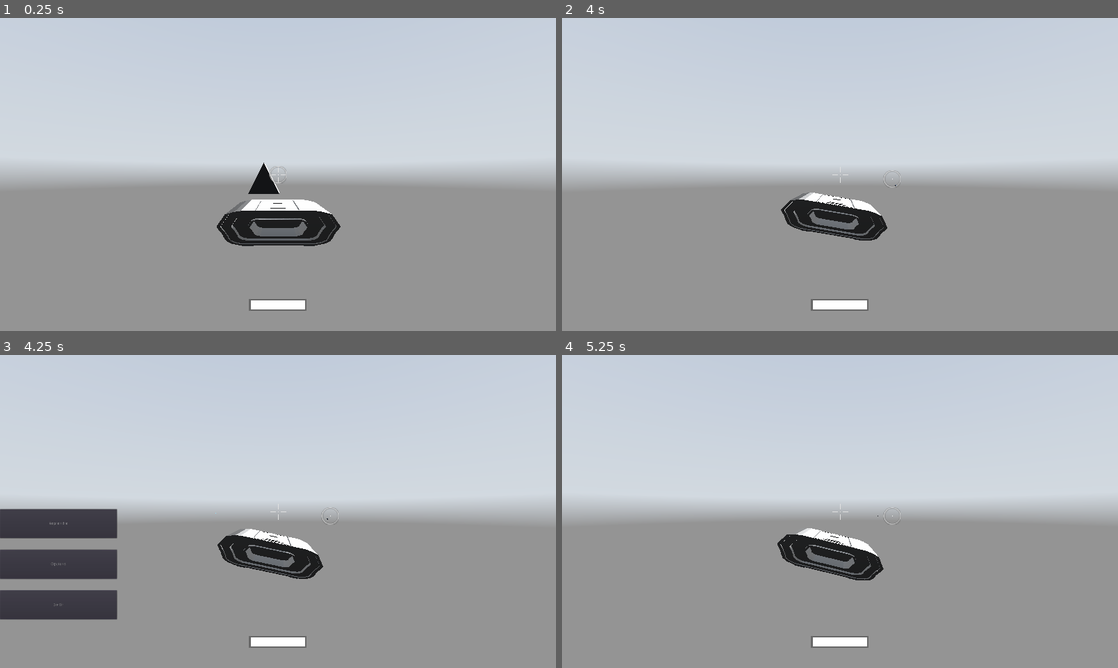
Above: before the commit, frames 1-4 (two rows, left to right).
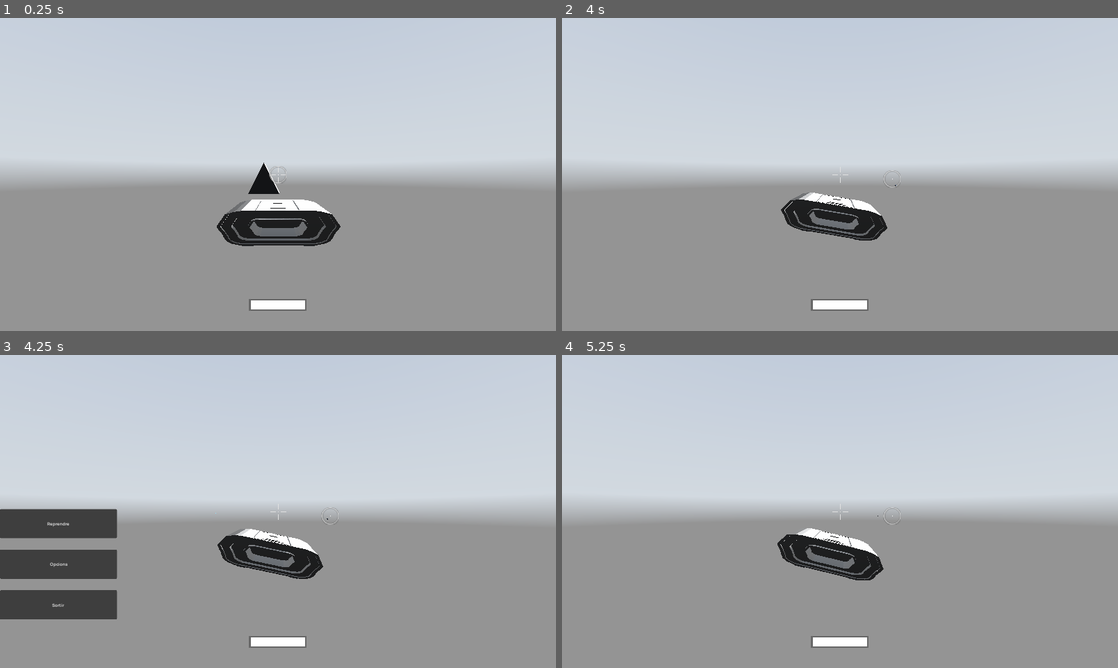
Above: after the commit, the same moments.

Repository: marrameu/Naus
Game: Godot game, scene res://Level.tscn
Two runs of this game, one before a commit and one after it. Both use one fixed random seed, a clock stepped at 60 frames per second and the inputs below. A sky picture missing from this copy of the repository is replaced by a grey-blue gradient. Sound files missing from this copy of the repository are replaced by a short silence.
Inputs (mouse positions are in pixels of both pictures, inside the frame that each line leads up to):
- Up to frame 1 (0.25 s): no input
- Up to frame 2 (4 s): tap Enter at 0.5 s; move the mouse to (867, 174) at 0.52 s; hold W (move_forward) from 0.53 s (still down); click (867, 174) at 0.6 s; move the mouse to (812, 174) at 1.27 s; right-click (812, 174) at 1.35 s; move the mouse to (851, 168) at 2.02 s; hold K 2.03-2.78 s; move the mouse to (834, 180) at 2.77 s; click (834, 180) at 2.85 s; move the mouse to (878, 177) at 3.52 s; right-click (878, 177) at 3.6 s
- Up to frame 3 (4.25 s): keep holding W (move_forward); tap Escape (pause) at 4.15 s
- Up to frame 4 (5.25 s): move the mouse to (673, 464) at 4.27 s; release W (move_forward) at 4.28 s; hold A (move_left) 4.28-5 s; tap K at 4.35 s; click "Reprendre" at 5 s

Frames 1-2 are identical in both runs. In frame 3, 0.2% of the frame differs, in the area x 0-22%, y 49-85%; in frame 4, nothing differs.

Commit message:
Initial Theme for Menus

Diff:
--- a/assets/interface/themes/default_theme.tres
+++ b/assets/interface/themes/default_theme.tres
@@ -1,7 +1,12 @@
-[gd_resource type="Theme" load_steps=11 format=2]
+[gd_resource type="Theme" load_steps=12 format=2]
 
 [ext_resource path="res://assets/interface/themes/lineedit_styleboxflat.tres" type="StyleBox" id=1]
-[ext_resource path="res://assets/fonts/roboto_24.tres" type="DynamicFont" id=2]
+
+[sub_resource type="DynamicFontData" id=9]
+font_path = "res://assets/interface/Fonts/Manrope/static/Manrope-Regular.ttf"
+
+[sub_resource type="DynamicFont" id=10]
+font_data = SubResource( 9 )
 
 [sub_resource type="StyleBoxFlat" id=1]
 bg_color = Color( 0.14902, 0.192157, 0.219608, 1 )
@@ -84,13 +89,12 @@
 corner_radius_bottom_left = 10
 
 [resource]
-default_font = ExtResource( 2 )
 Button/colors/font_color = Color( 0.878431, 0.878431, 0.878431, 1 )
 Button/colors/font_color_disabled = Color( 0.9, 0.9, 0.9, 0.2 )
 Button/colors/font_color_hover = Color( 0.941176, 0.941176, 0.941176, 1 )
 Button/colors/font_color_pressed = Color( 1, 1, 1, 1 )
 Button/constants/hseparation = 2
-Button/fonts/font = null
+Button/fonts/font = SubResource( 10 )
 Button/styles/disabled = ExtResource( 1 )
 Button/styles/focus = SubResource( 1 )
 Button/styles/hover = SubResource( 2 )
--- /dev/null
+++ b/assets/interface/themes/new_theme.tres
@@ -0,0 +1,34 @@
+[gd_resource type="Theme" load_steps=6 format=2]
+
+[sub_resource type="StyleBoxFlat" id=3]
+bg_color = Color( 0.427451, 0.427451, 0.427451, 1 )
+corner_radius_top_left = 4
+corner_radius_top_right = 4
+corner_radius_bottom_right = 4
+corner_radius_bottom_left = 4
+
+[sub_resource type="StyleBoxFlat" id=4]
+bg_color = Color( 0.247059, 0.247059, 0.247059, 1 )
+corner_radius_top_left = 4
+corner_radius_top_right = 4
+corner_radius_bottom_right = 4
+corner_radius_bottom_left = 4
+
+[sub_resource type="StyleBoxFlat" id=5]
+bg_color = Color( 0.180392, 0.180392, 0.180392, 1 )
+corner_radius_top_left = 4
+corner_radius_top_right = 4
+corner_radius_bottom_right = 4
+corner_radius_bottom_left = 4
+
+[sub_resource type="DynamicFontData" id=1]
+font_path = "res://assets/interface/Fonts/Manrope/static/Manrope-Bold.ttf"
+
+[sub_resource type="DynamicFont" id=2]
+font_data = SubResource( 1 )
+
+[resource]
+default_font = SubResource( 2 )
+Button/styles/hover = SubResource( 3 )
+Button/styles/normal = SubResource( 4 )
+Button/styles/pressed = SubResource( 5 )
--- a/src/OptionsMenu.gd
+++ b/src/OptionsMenu.gd
@@ -40,3 +40,8 @@
 		OS.vsync_enabled = true
 	else:
 		OS.vsync_enabled = false
+
+
+func _on_Atrs_pressed():
+	$"../".show()
+	self.hide()
--- a/src/OptionsMenu.tscn
+++ b/src/OptionsMenu.tscn
@@ -1,6 +1,16 @@
-[gd_scene load_steps=2 format=2]
+[gd_scene load_steps=5 format=2]
 
 [ext_resource path="res://src/OptionsMenu.gd" type="Script" id=1]
+
+[sub_resource type="DynamicFontData" id=1]
+font_path = "res://assets/interface/Fonts/Manrope/static/Manrope-Bold.ttf"
+
+[sub_resource type="DynamicFont" id=2]
+size = 30
+font_data = SubResource( 1 )
+
+[sub_resource type="StyleBoxFlat" id=3]
+bg_color = Color( 0.219608, 0.219608, 0.219608, 0.498039 )
 
 [node name="OptionsMenu" type="Control"]
 anchor_right = 1.0
@@ -157,15 +167,28 @@
 margin_right = 1138.0
 margin_bottom = 608.0
 
+[node name="Atrás" type="Button" parent="."]
+anchor_right = 1.0
+anchor_bottom = 1.0
+margin_left = 26.0
+margin_top = 562.0
+margin_right = -1018.0
+margin_bottom = -28.0
+text = "Atrás"
+
 [node name="FpsNode" type="Node" parent="."]
 
 [node name="FPS" type="Label" parent="FpsNode"]
 visible = false
 margin_right = 92.0
 margin_bottom = 47.0
+custom_fonts/font = SubResource( 2 )
+custom_styles/normal = SubResource( 3 )
 text = "FPS"
+align = 1
 
 [connection signal="toggled" from="TabContainer/Graphics/GridContainer/CheckVsync" to="." method="_on_CheckVsync_toggled"]
 [connection signal="toggled" from="TabContainer/Graphics/GridContainer/CheckDisplayFps" to="." method="_on_CheckDisplayFps_toggled"]
 [connection signal="value_changed" from="TabContainer/Audio/GridContainer/MasterVolumSlider" to="." method="_on_MasterVolumSlider_value_changed"]
 [connection signal="value_changed" from="TabContainer/Controls/GridContainer/SensibilitySlider" to="." method="_on_SensibilitySlider_value_changed"]
+[connection signal="pressed" from="Atrás" to="." method="_on_Atrs_pressed"]
--- a/src/PauseMenu.tscn
+++ b/src/PauseMenu.tscn
@@ -1,12 +1,14 @@
-[gd_scene load_steps=3 format=2]
+[gd_scene load_steps=4 format=2]
 
 [ext_resource path="res://src/PauseMenu.gd" type="Script" id=1]
 [ext_resource path="res://src/OptionsMenu.tscn" type="PackedScene" id=2]
+[ext_resource path="res://assets/interface/themes/new_theme.tres" type="Theme" id=3]
 
 [node name="PauseMenu" type="Control"]
 pause_mode = 2
 anchor_right = 1.0
 anchor_bottom = 1.0
+theme = ExtResource( 3 )
 script = ExtResource( 1 )
 
 [node name="MenuPrincipal" type="VBoxContainer" parent="."]
@@ -40,6 +42,7 @@
 text = "Sortir"
 
 [node name="OptionsMenu" parent="." instance=ExtResource( 2 )]
+visible = false
 
 [connection signal="pressed" from="MenuPrincipal/Reprendre" to="." method="_on_Reprendre_pressed"]
 [connection signal="pressed" from="MenuPrincipal/Opcions" to="." method="_on_Opcions_pressed"]
Binary file added: assets/interface/Fonts/Manrope/Manrope-VariableFont_wght.ttf
Not shown, added: assets/interface/Fonts/Manrope/OFL.txt
Not shown, added: assets/interface/Fonts/Manrope/README.txt
Binary file added: assets/interface/Fonts/Manrope/static/Manrope-Bold.ttf
Binary file added: assets/interface/Fonts/Manrope/static/Manrope-ExtraBold.ttf
Binary file added: assets/interface/Fonts/Manrope/static/Manrope-ExtraLight.ttf
Binary file added: assets/interface/Fonts/Manrope/static/Manrope-Light.ttf
Binary file added: assets/interface/Fonts/Manrope/static/Manrope-Medium.ttf
Binary file added: assets/interface/Fonts/Manrope/static/Manrope-Regular.ttf
Binary file added: assets/interface/Fonts/Manrope/static/Manrope-SemiBold.ttf
